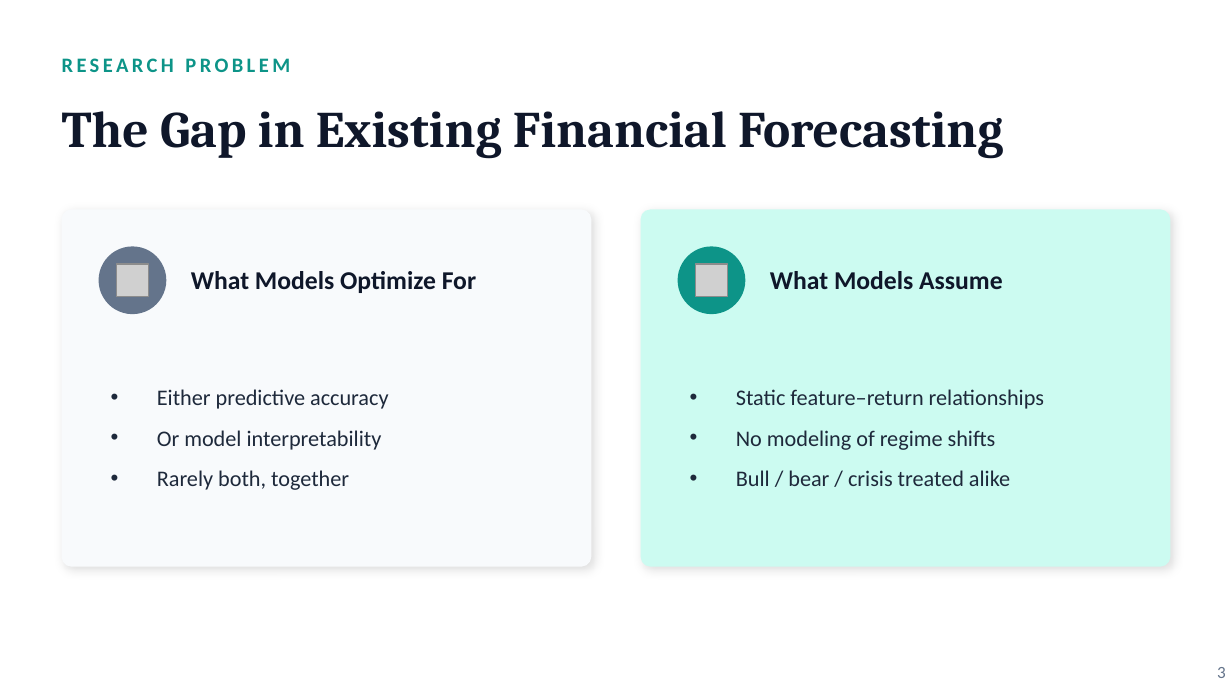
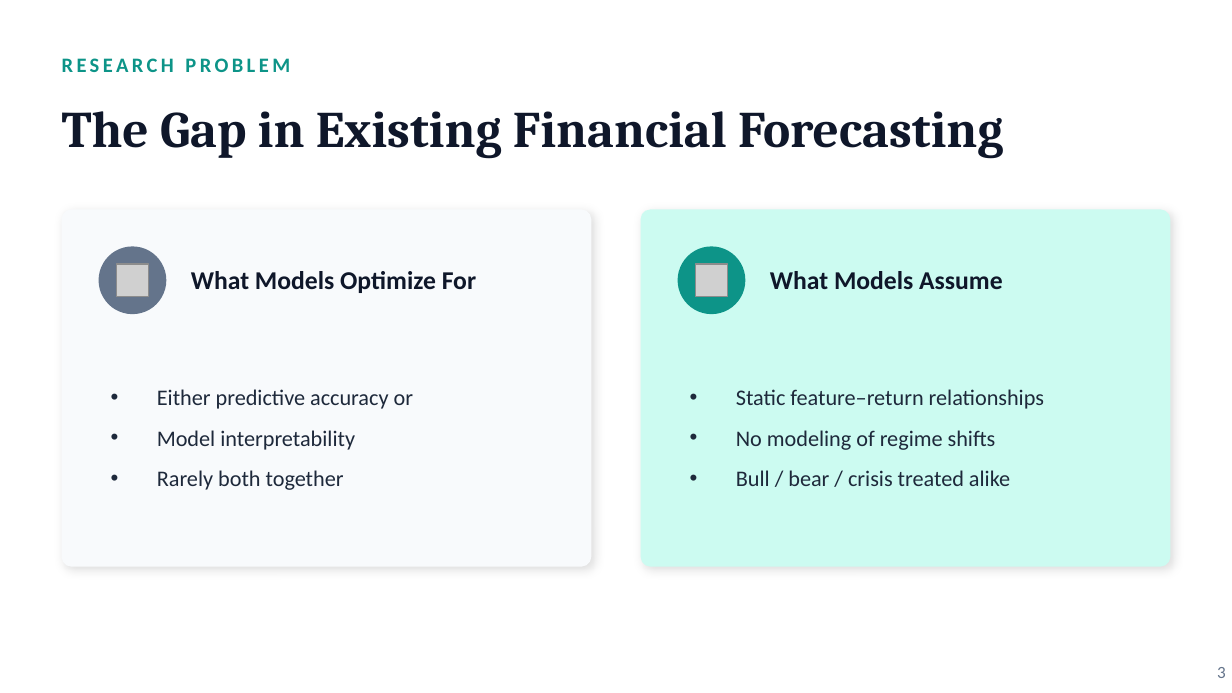
Before and after one commit to Mahendran2016/phdAlliance, a slide deck: slide 3 of 0-Proposal/RS-XDL_PhD_Proposal.pptx. Drawn at 1232x693 pixels with LibreOffice and Linux fonts; fonts in the diff are those of the drawing; grey boxes stand for pictures. Boxes give left, top, right and bottom in pixels: in the first picture for what was removed or moved away, otherwise in the second. Text is boxed around its words. In the diff, an @@ line names an element or a change of style, - is before the commit and + after.

```diff
--- a/0-Proposal/RS-XDL_PhD_Proposal.pptx
+++ b/0-Proposal/RS-XDL_PhD_Proposal.pptx
@@ text at [157,389,413,490]: text changed @@
-• Either predictive accuracy
-• Or model interpretability
-• Rarely both, together
+• Either predictive accuracy or
+• Model interpretability
+• Rarely both together
```
Also in this commit, not shown: 2 other slides changed, 29 other files.
